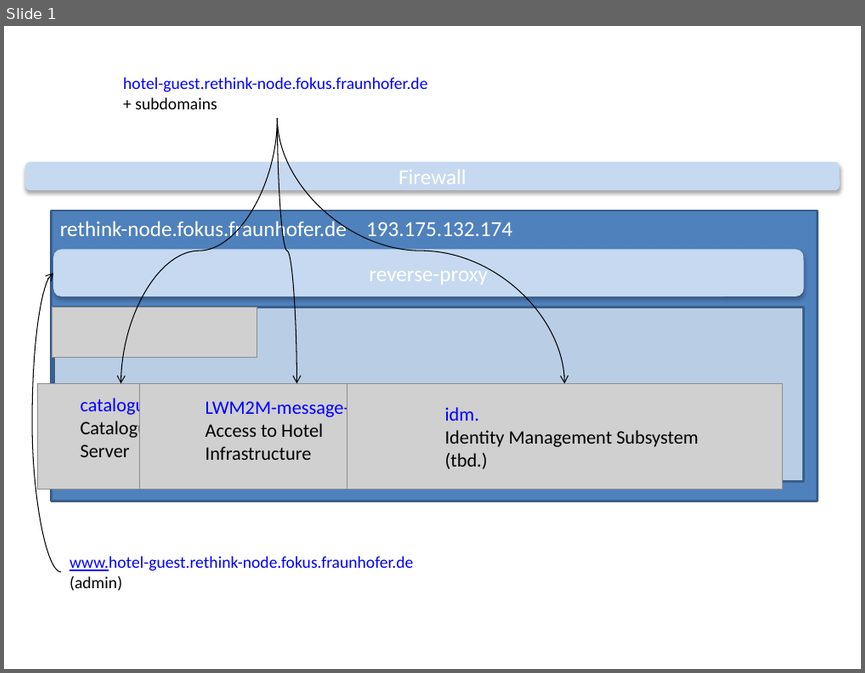
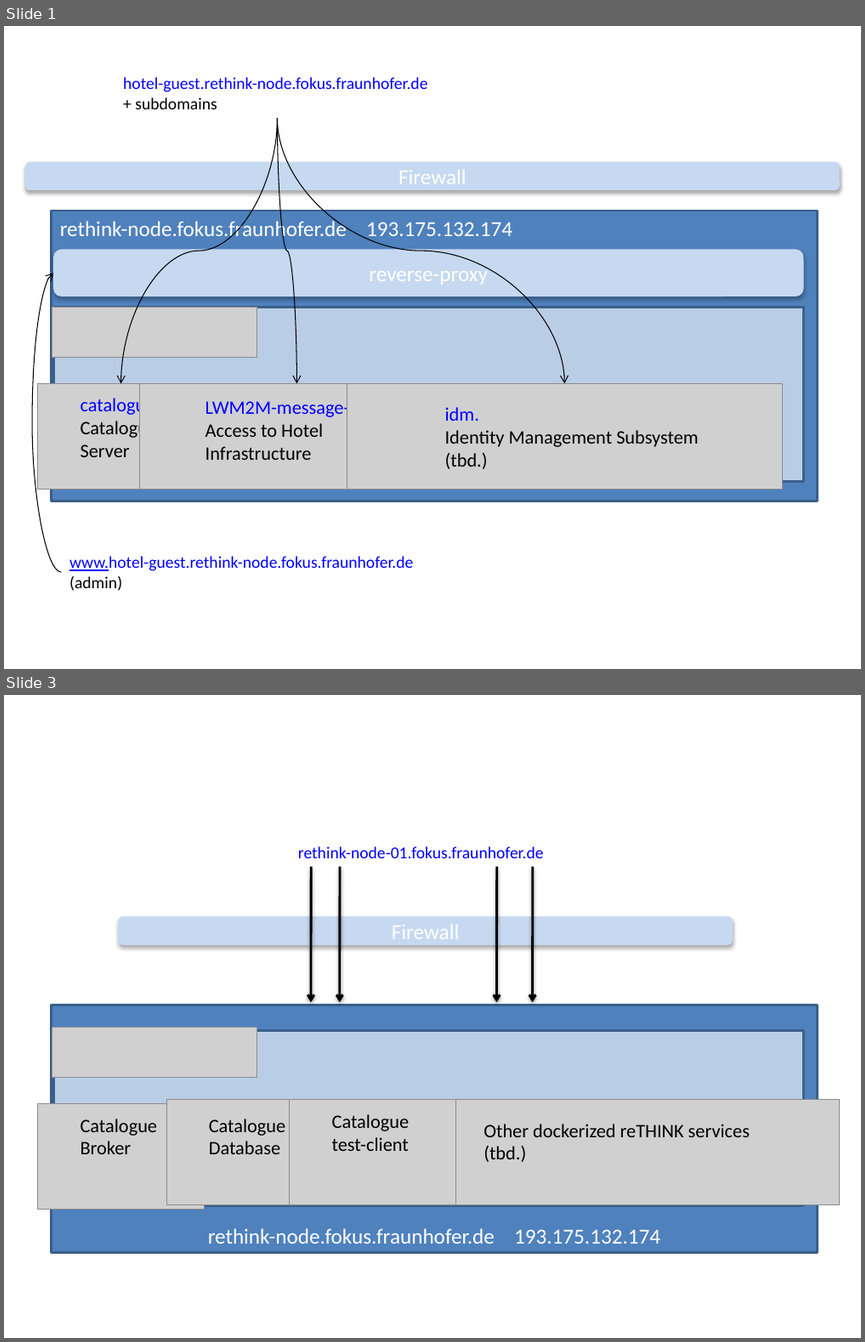
Before and after one commit to reTHINK-project/testbeds, a slide deck: docs/Testbed-Design/figures/reThinkTestbed-Fokus-Node.pptx. Shown one above the other, each under a label of ours: slide 1 before the commit, slides 1 and 3 after it; the slides between them are not shown. The pictures are 865x673 and 865x1342 pixels, drawn with LibreOffice and Linux fonts; fonts in the diff are those of the drawing; grey boxes stand for pictures. Boxes give left, top, right and bottom in pixels: in the first picture for what was removed or moved away, otherwise in the second. Text is boxed around its words. In the diff, an @@ line names an element or a change of style, - is before the commit and + after.

Commit message:
added dedicated figures for each fokus node

```diff
--- a/docs/Testbed-Design/figures/reThinkTestbed-Fokus-Node.pptx
+++ b/docs/Testbed-Design/figures/reThinkTestbed-Fokus-Node.pptx
@@ slide 3 added at <box>4,695,861,1338</box>, background #FFFFFF @@
@@ text added at <box>298,846,544,858</box>, 14 pt, text #0000FF @@
+rethink-node-01.fokus.fraunhofer.de
@@ arrow added from (311, 867) to (311, 1002), #000000 2 pt @@
@@ arrow added from (340, 867) to (340, 1002), #000000 2 pt @@
@@ arrow added from (497, 867) to (497, 1002), #000000 2 pt @@
@@ arrow added from (533, 867) to (533, 1002), #000000 2 pt @@
@@ rounded rectangle added at <box>118,916,732,944</box>, fill #C6D9F1, 18 pt, text #FFFFFF @@
+Firewall
@@ rectangle added at <box>51,1004,817,1252</box>, fill #4F81BD, outline #3A5F8C 2 pt, 18 pt, text #FFFFFF @@
+rethink-node.fokus.fraunhofer.de 193.175.132.174
@@ picture added at <box>52,1027,257,1077</box> @@
@@ rectangle added at <box>53,1031,803,1206</box>, fill #B9CDE5, outline #3A5F8C 2 pt @@
@@ picture added at <box>167,1100,333,1205</box> @@
@@ picture added at <box>290,1100,455,1205</box> @@
@@ picture added at <box>383,1100,840,1205</box> @@
@@ picture added at <box>38,1104,205,1209</box> @@
@@ text added at <box>80,1118,158,1154</box>, 16 pt, text #000000 @@
+Catalogue Broker
@@ text added at <box>209,1118,286,1154</box>, 16 pt, text #000000 @@
+Catalogue Database
@@ text added at <box>332,1114,409,1151</box>, 16 pt, text #000000 @@
+Catalogue test-client
@@ text added at <box>483,1123,749,1162</box>, 16 pt, text #000000 @@
+Other dockerized reTHINK services
+(tbd.)
```
Also in this commit, not shown: 1 other slide added, 2 other files.
